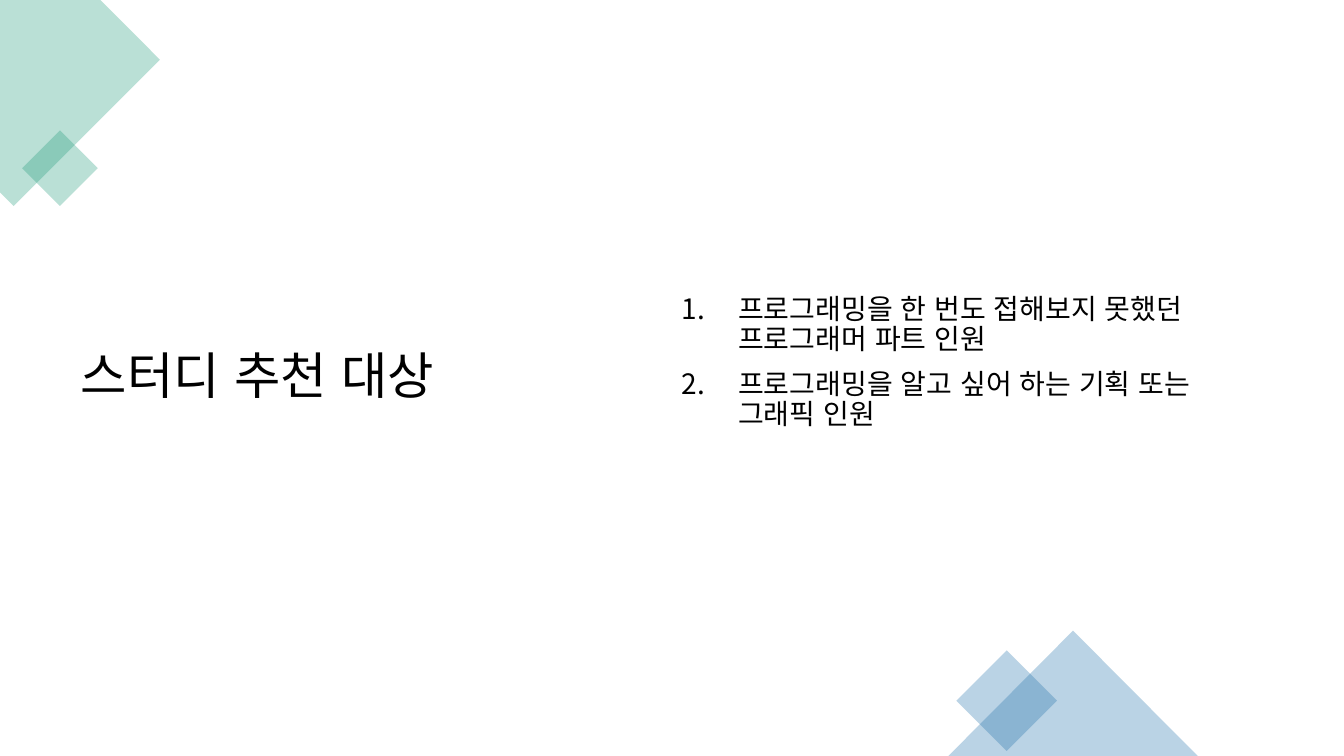
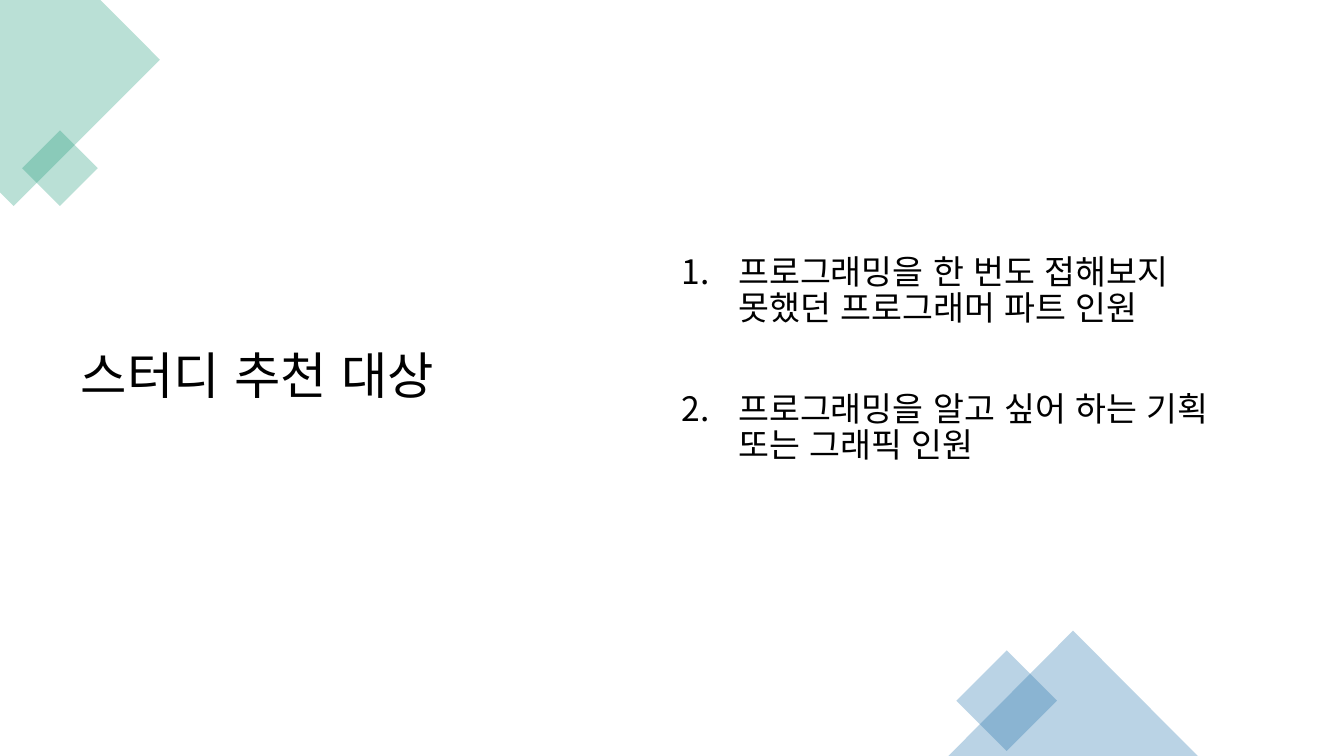
Before and after one commit to kjh99660/Study_powerpoint, a slide deck: slide 3 of c# 및 유니티 스터디 기초반_스터디개요.pptx. Drawn at 1344x756 pixels with LibreOffice and Linux fonts; fonts in the diff are those of the drawing. Boxes give left, top, right and bottom in pixels: in the first picture for what was removed or moved away, otherwise in the second. Text is boxed around its words. In the diff, an @@ line names an element or a change of style, - is before the commit and + after.

Commit message:
스터디 개요 완성 1주차 수업 내용 텍스트 파일 업로드

```diff
--- a/c# 및 유니티 스터디 기초반_스터디개요.pptx
+++ b/c# 및 유니티 스터디 기초반_스터디개요.pptx
@@ text "프로그래밍을 한 번도 접해보지 못했던 ..." at box(738, 256, 1209, 460): size 20 to 24 pt @@
```
Also in this commit, not shown: 5 other slides changed, 2 other files.
